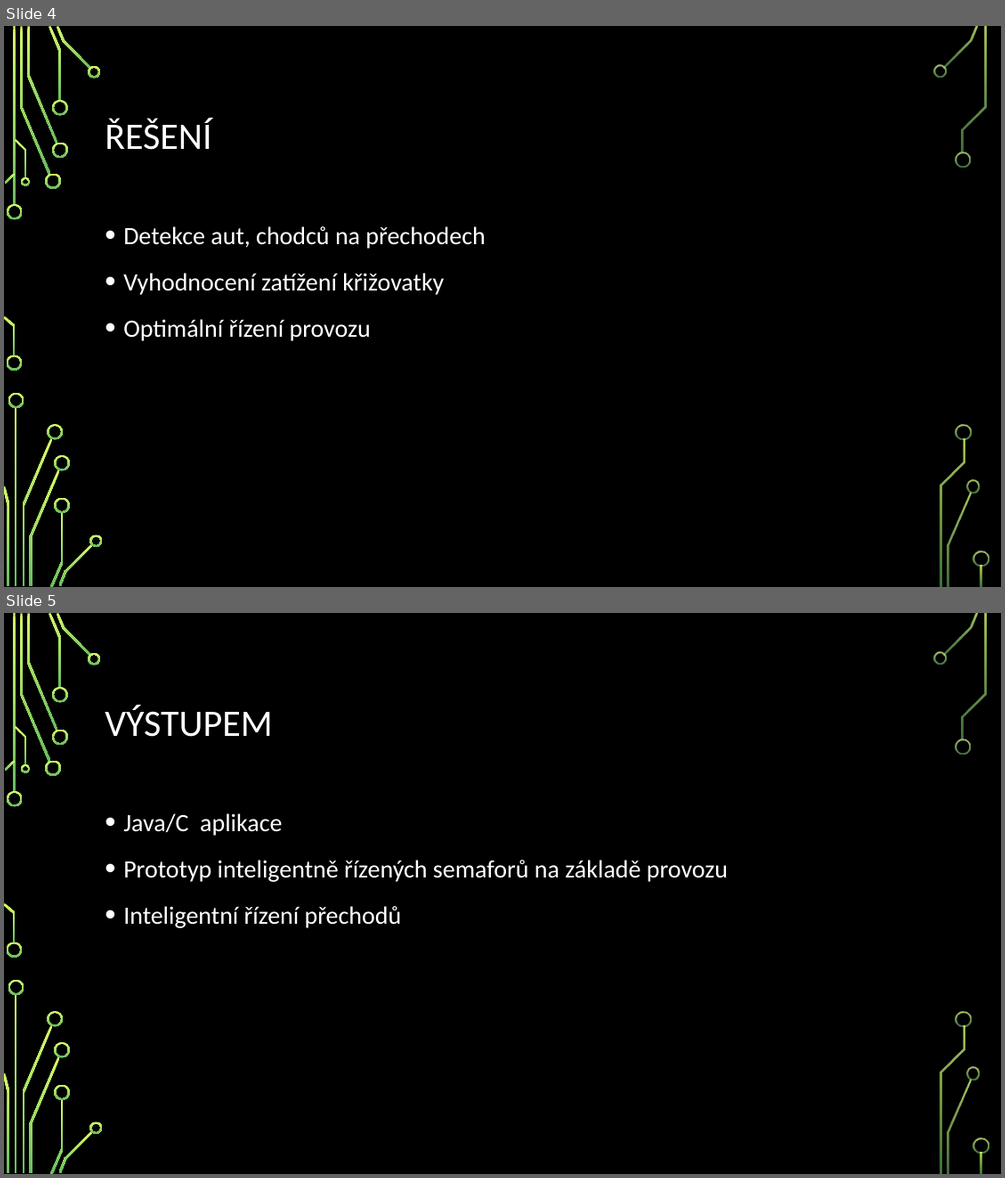
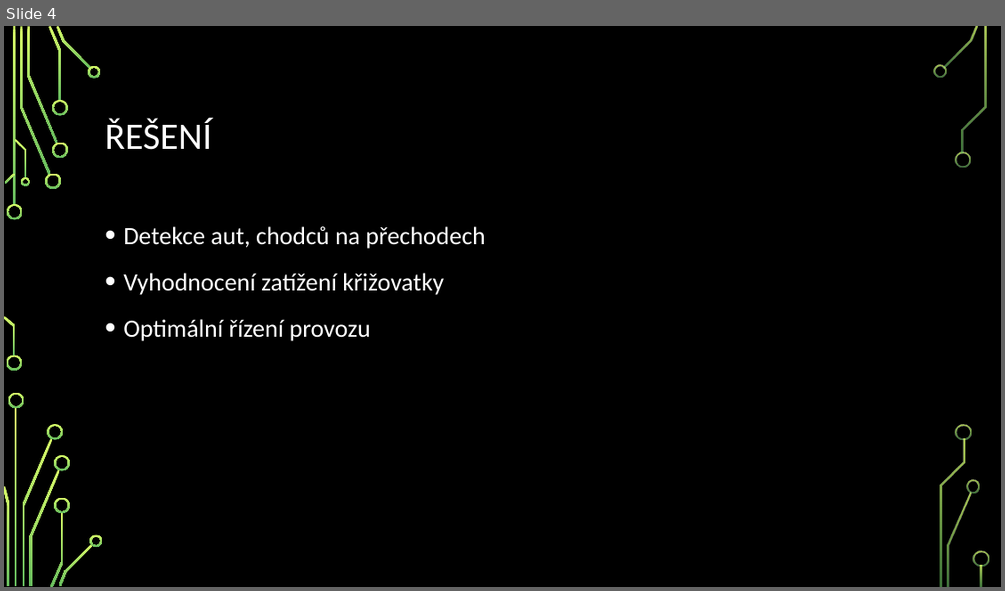
Before and after one commit to founek2/juniorhack2016, a slide deck: team-14/Inteligentní řízení semaforů.pptx. Shown one above the other, each under a label of ours: slides 4 and 5 before the commit, slide 4 after it. The pictures are 1005x1178 and 1005x591 pixels, drawn with LibreOffice and Linux fonts; fonts in the diff are those of the drawing; background and template pictures are left out. Boxes give left, top, right and bottom in pixels: in the first picture for what was removed or moved away, otherwise in the second. Text is boxed around its words. In the diff, an @@ line names an element or a change of style, - is before the commit and + after.

```diff
--- a/team-14/Inteligentní řízení semaforů.pptx
+++ b/team-14/Inteligentní řízení semaforů.pptx
@@ slide 5 removed at [4, 613, 1001, 1174], background picture (left out); not listed: 36 template elements that a slide beside it also shows @@
@@ title removed at [105, 705, 272, 737] @@
-VÝSTUPEM
@@ text removed at [123, 813, 728, 928] @@
-• Java/C aplikace
-• Prototyp inteligentně řízených semaforů na základě provozu
-• Inteligentní řízení přechodů
```
Also in this commit, not shown: 2 slides changed, 2 slides added.
